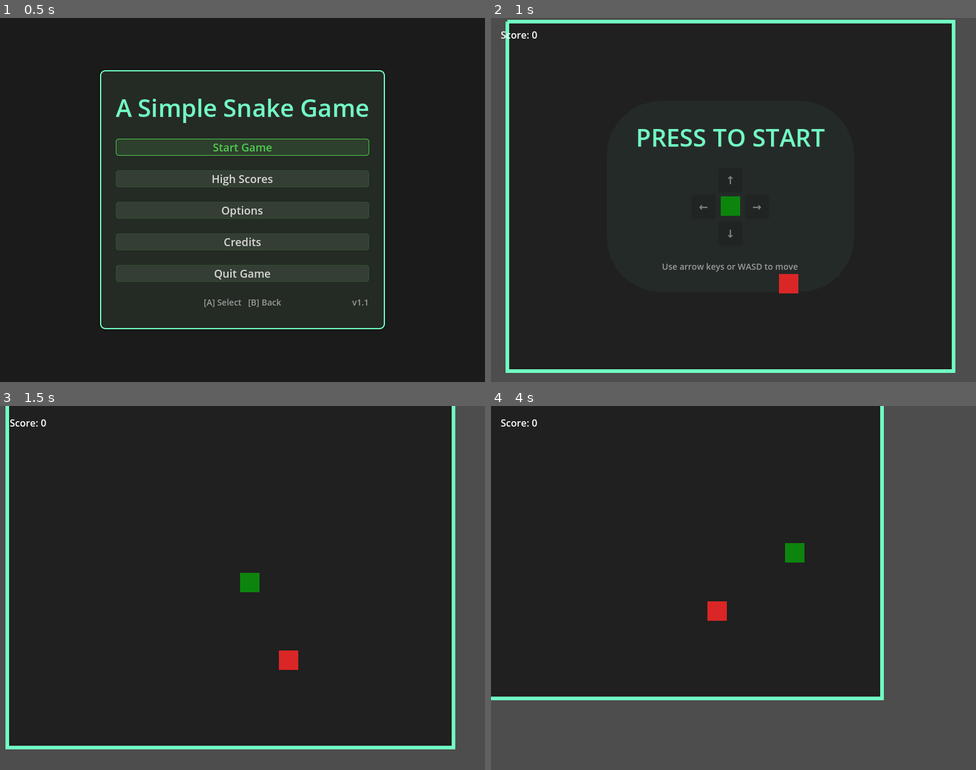
Above: before the commit, frames 1-4 (two rows, left to right).
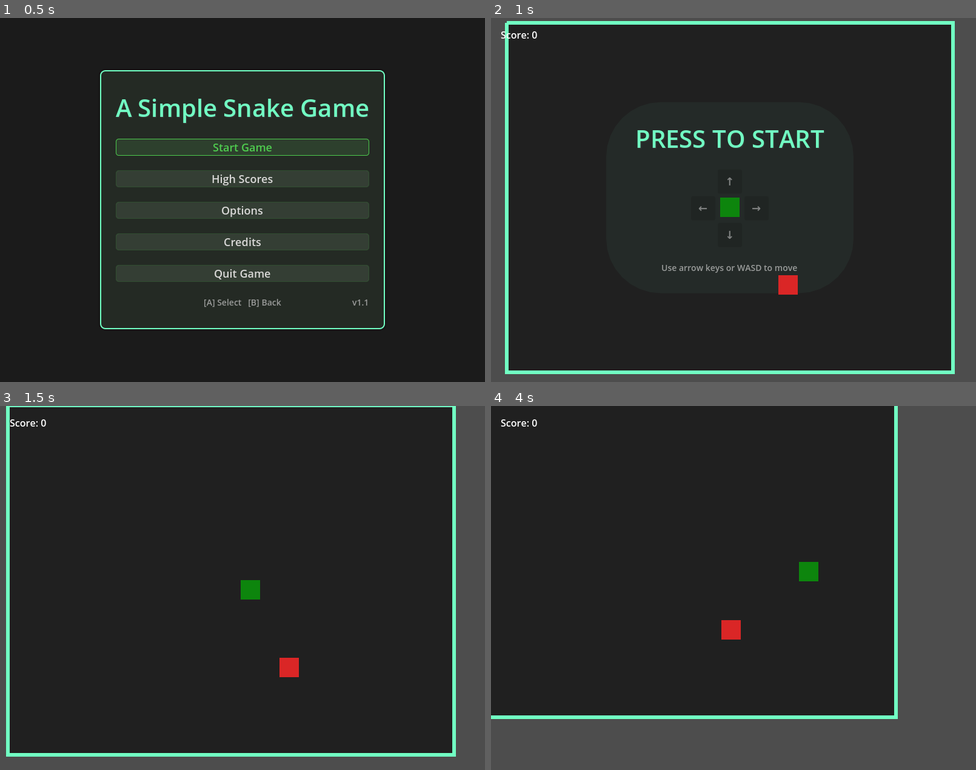
Above: after the commit, the same moments.

Repository: bluehexagons/snake2d
Game: Godot game, scene res://scenes/main/main.tscn
The game is run twice, just before and just after one commit, with the same random seed, the same clock (stepped at 60 frames per second) and the same inputs.
Inputs (mouse positions are in pixels of both pictures, inside the frame that each line leads up to):
- Up to frame 1 (0.5 s): no input
- Up to frame 2 (1 s): click "Start Game" at 0.5 s
- Up to frame 3 (1.5 s): tap Enter at 1.25 s; move the mouse to (349, 569) at 1.27 s; hold Right (right) from 1.28 s (still down); click (349, 569) at 1.42 s
- Up to frame 4 (4 s): move the mouse to (636, 606) at 2.02 s; release Right (right) at 2.03 s; hold Down (down) 2.03-2.78 s; move the mouse to (782, 507) at 2.77 s; hold Right (right) 2.78-3.53 s; move the mouse to (709, 660) at 3.52 s; hold Up (ui_up) from 3.53 s (still down); click (709, 660) at 3.67 s

Frame 1 is identical in both runs. In frame 2, 2.7% of the frame differs, in the area x 2-96%, y 0-98%; in frame 3, 3.9%; in frame 4, 8.9%, in the area x 0-84%, y 0-86%.

Commit message:
Reduce camera wobble

Diff:
--- a/autoload/config.gd
+++ b/autoload/config.gd
@@ -13,13 +13,13 @@
 const MAX_SPEED := 20.0          # Maximum snake movement speed
 
 # Camera settings
-const CAMERA_LOOK_AHEAD := 1.2
-const CAMERA_SMOOTHING := 0.015
+const CAMERA_LOOK_AHEAD := 3.0
+const CAMERA_SMOOTHING := 0.115
 const CENTER_PULL_WEIGHT := 0.4
 const FOOD_ATTRACTION_WEIGHT := 0.5
 const LOOK_AHEAD_WEIGHT := 0.66
 const SNAKE_CENTER_WEIGHT := 0.3
-const CAMERA_DAMPING := 0.97
+const CAMERA_DAMPING := 0.9
 const CAMERA_ACCELERATION := 0.02
 
 # Audio settings
